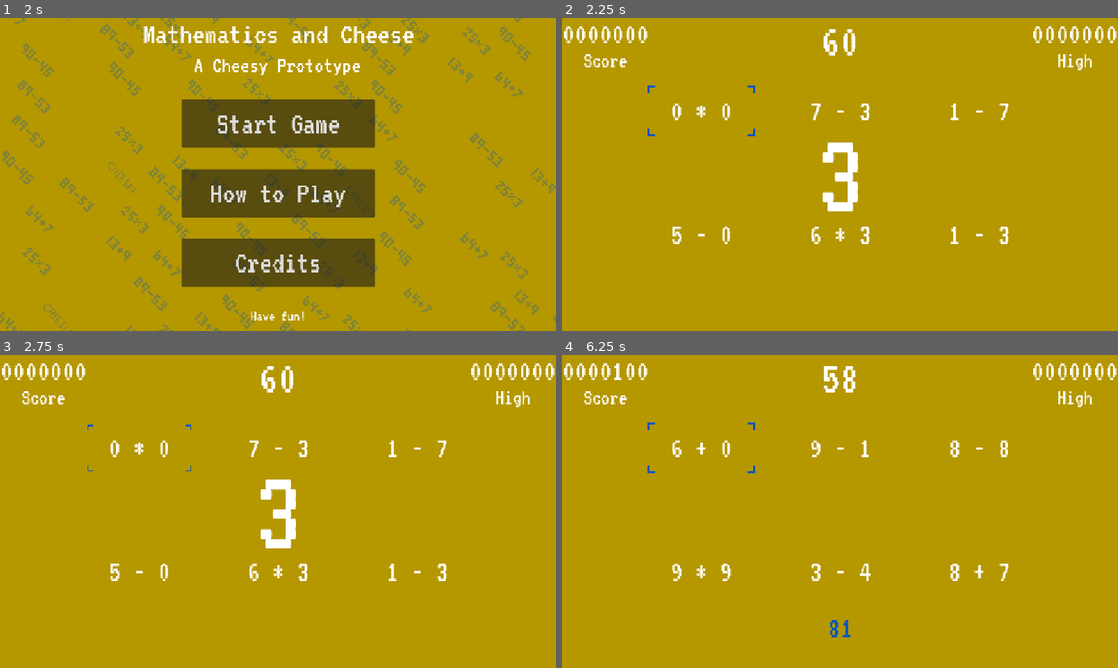
Above: before the commit, frames 1-4 (two rows, left to right).
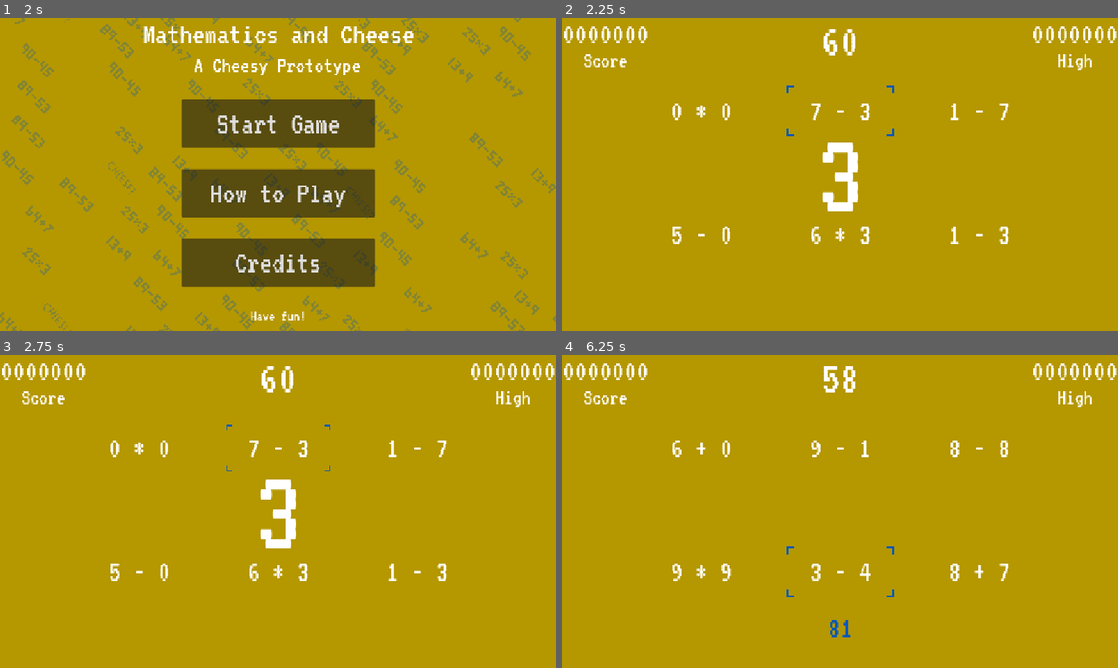
Above: after the commit, the same moments.

Repository: sdepouw/mathematics-and-cheese
Game: Godot game, scene res://Scenes/Root/root.tscn
The game is run twice, just before and just after one commit, with the same random seed, the same clock (stepped at 60 frames per second) and the same inputs.
Inputs (mouse positions are in pixels of both pictures, inside the frame that each line leads up to):
- Up to frame 1 (2 s): tap Enter at 0.5 s; move the mouse to (400, 158) at 0.52 s; hold D (move_right) 0.53-1.28 s; tap Space (confirm) at 0.6, 1.25, 1.35 s; click (400, 158) at 0.67 s; move the mouse to (166, 190) at 1.27 s; hold S (move_down) from 1.28 s (still down); click (166, 190) at 1.42 s
- Up to frame 2 (2.25 s): release S (move_down) at 2 s; click "Start Game" at 2 s
- Up to frame 3 (2.75 s): no input
- Up to frame 4 (6.25 s): tap Space (confirm) at 2.75, 2.85, 3.5, 3.6, 4.35, 5.1, 5.75, 5.85 s; move the mouse to (701, 448) at 2.77 s; hold D (move_right) 2.78-3.53 s; click (701, 448) at 2.92 s; move the mouse to (840, 448) at 3.52 s; hold W (move_up) 3.53-4.28 s; click (840, 448) at 3.67 s; move the mouse to (979, 448) at 4.27 s; hold A (move_left) 4.28-5.78 s; click (979, 448) at 4.42 s; move the mouse to (701, 570) at 5.02 s; click (701, 570) at 5.17 s; move the mouse to (840, 570) at 5.77 s; hold S (move_down) from 5.78 s (still down); click (840, 570) at 5.92 s

Frame 1 is identical in both runs. In frame 2, 0.1% of the frame differs, in the area x 15-60%, y 21-38%; in frame 3, less than 0.1%; in frame 4, 0.2%, in the area x 9-60%, y 2-78%.

Commit message:
Make reticle follow mouse
Reticle moves to moused-over equation, or when an equation is clicked

Diff:
--- a/Game/Scenes/Equation/equation.gd
+++ b/Game/Scenes/Equation/equation.gd
@@ -1,7 +1,8 @@
 class_name Equation
 extends Area2D
 
-signal equation_selected(equation: Equation)
+signal equation_clicked(equation: Equation)
+signal equation_mouse_entered(equation: Equation)
 
 enum MathOperation { ADD, SUBTRACT, MULTIPLY }
 
@@ -58,6 +59,7 @@
 var _default_cursor_shape: Input.CursorShape
 func _on_mouse_entered() -> void:
   _default_cursor_shape = Input.get_current_cursor_shape()
+  equation_mouse_entered.emit(self)
   Input.set_default_cursor_shape(Input.CURSOR_POINTING_HAND)
 
 func _on_mouse_exited() -> void:
@@ -66,4 +68,4 @@
 func _on_input_event(_viewport: Node, event: InputEvent, _shape_idx: int) -> void:
   var mouse_event: InputEventMouseButton = event as InputEventMouseButton
   if mouse_event and mouse_event.button_mask == MOUSE_BUTTON_MASK_LEFT and not mouse_event.double_click:
-    equation_selected.emit(self)
+    equation_clicked.emit(self)
--- a/Game/Scenes/Equation/equation.tscn
+++ b/Game/Scenes/Equation/equation.tscn
@@ -28,7 +28,6 @@
 horizontal_alignment = 1
 vertical_alignment = 1
 
-[connection signal="equation_selected" from="." to="." method="_on_clicked"]
 [connection signal="input_event" from="." to="." method="_on_input_event"]
 [connection signal="mouse_entered" from="." to="." method="_on_mouse_entered"]
 [connection signal="mouse_exited" from="." to="." method="_on_mouse_exited"]
--- a/Game/Scenes/EquationBoard/equation_board.gd
+++ b/Game/Scenes/EquationBoard/equation_board.gd
@@ -14,13 +14,13 @@
 const _MAX_X: int = 2
 const _MAX_Y: int = 1
 
-var _selected_equation: Equation = null
+var _euqation_under_reticle: Equation = null
 var _equations: Array[Equation] = []
 var _reticle_grid_position: Vector2:
   set(value):
     _reticle_grid_position = value
-    _selected_equation = _equations_grid[_reticle_grid_position.x][_reticle_grid_position.y]
-    _reticle.global_position = _selected_equation.global_position
+    _euqation_under_reticle = _equations_grid[_reticle_grid_position.x][_reticle_grid_position.y]
+    _reticle.global_position = _euqation_under_reticle.global_position
 
 ## Array[Array[Equation]], stored so that one can use a Vector2 to navigate
 ## the grid of the board._equations_grid[1,0] will get the 2nd row
@@ -39,7 +39,8 @@
     _instantiate_equation()
   ]
   for equation: Equation in _equations:
-    equation.equation_selected.connect(_on_equation_selected)
+    equation.equation_clicked.connect(_on_equation_clicked)
+    equation.equation_mouse_entered.connect(_on_equation_mouse_entered)
   _equation_row_1.map_to_positions(_equations[0], _equations[1], _equations[2])
   _equation_row_3.map_to_positions(_equations[3], _equations[4], _equations[5])
   _equations_grid.push_back([_equations[0], _equations[3]])
@@ -47,7 +48,7 @@
   _equations_grid.push_back([_equations[2], _equations[5]])
 
 func reset_reticle_position() -> void:
-  _selected_equation = _equations[0]
+  _euqation_under_reticle = _equations[0]
   _reticle.position = Vector2.ZERO
 
 func generate_unique_equations() -> Array[Equation]:
@@ -78,12 +79,27 @@
     equation.generate_new_equation()
 
 func _on_player_confirm() -> void:
-  _on_equation_selected(_selected_equation)
+  if not _euqation_under_reticle:
+    return
+  board_equation_selected.emit(_euqation_under_reticle)
 
-func _on_equation_selected(equation: Equation) -> void:
-  if not equation:
-    return
+func _on_equation_clicked(equation: Equation) -> void:
   board_equation_selected.emit(equation)
+  _move_reticle_to_equation(equation)
+
+func _on_equation_mouse_entered(equation: Equation) -> void:
+  _move_reticle_to_equation(equation)
+
+func _move_reticle_to_equation(equation: Equation) -> void:
+  var first_column: Array = _equations_grid[0]
+  var second_column: Array = _equations_grid[1]
+  var third_column: Array = _equations_grid[2]
+  if first_column.has(equation):
+    _reticle_grid_position = Vector2(0, first_column.find(equation))
+  elif second_column.has(equation):
+    _reticle_grid_position = Vector2(1, second_column.find(equation))
+  elif third_column.has(equation):
+    _reticle_grid_position = Vector2(2, third_column.find(equation))
 
 func _instantiate_equation() -> Equation:
   var instance: Node = EQUATION_SCENE.instantiate()
